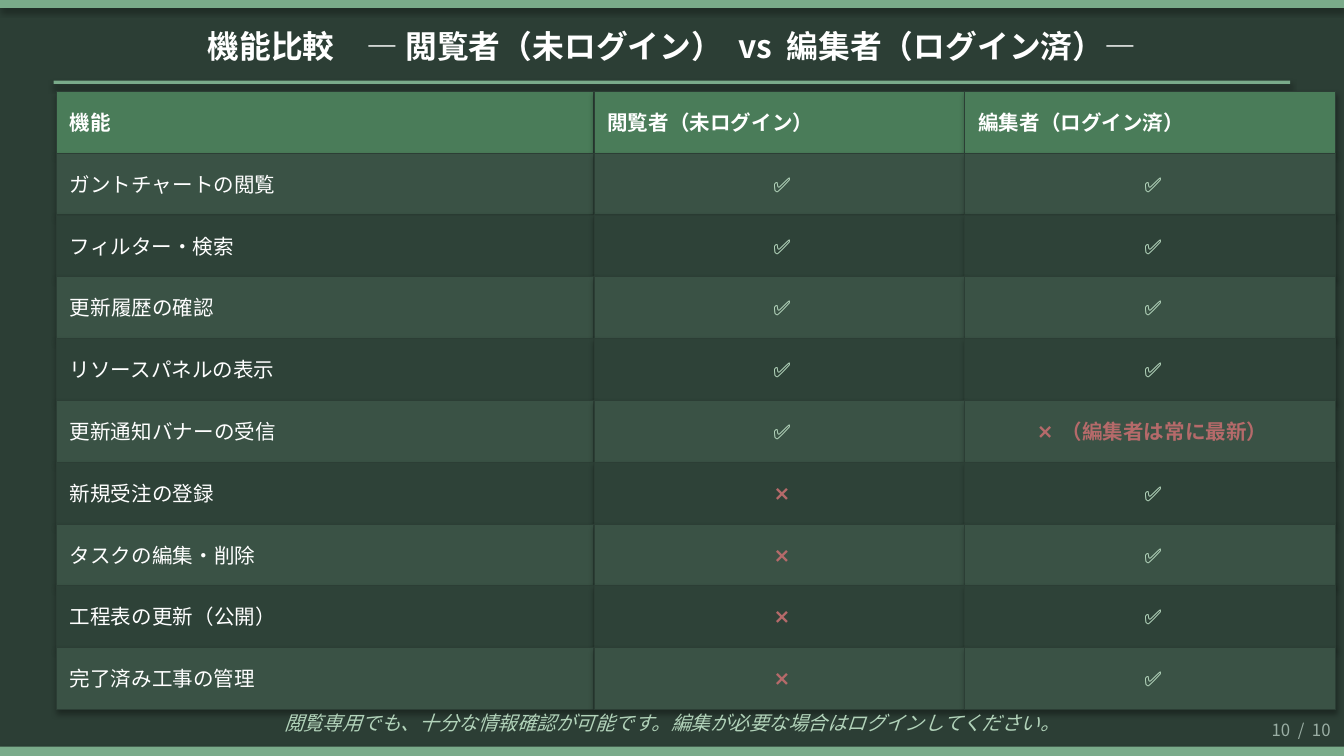
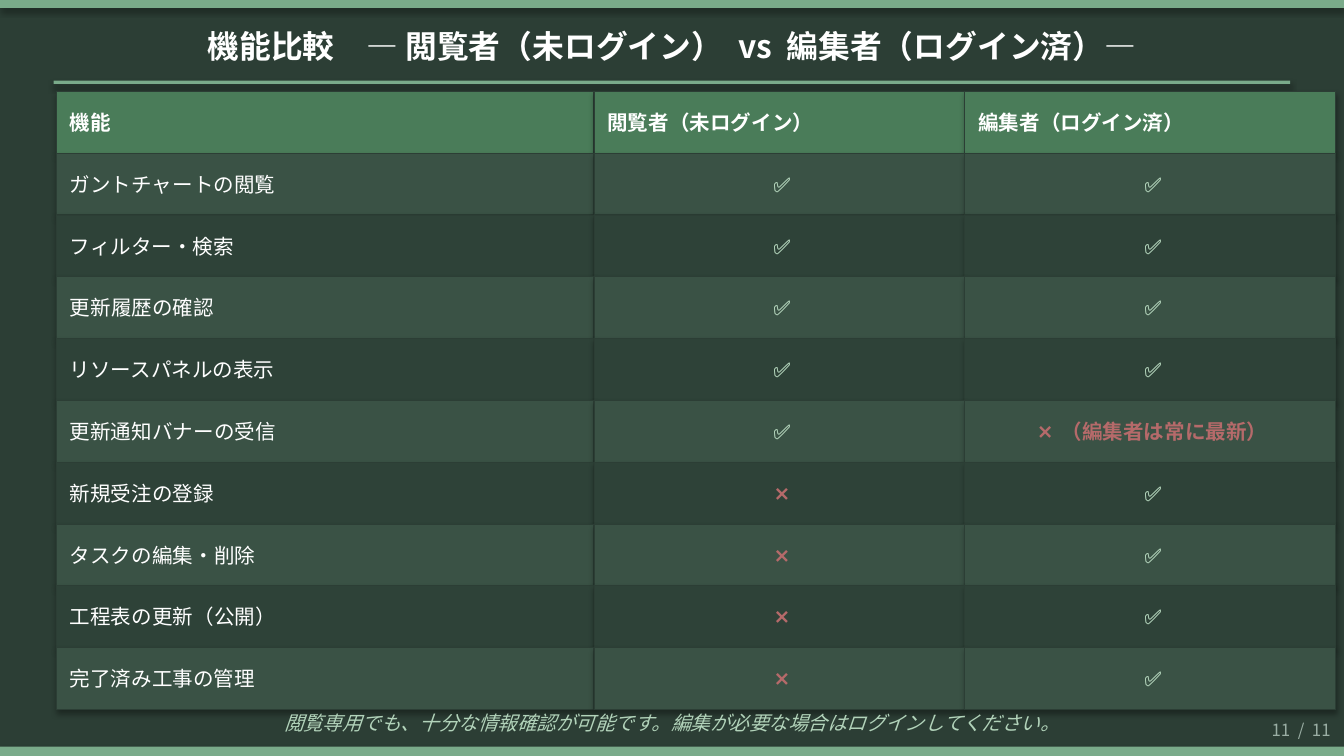
Before and after one commit to kemcokurosaki-oss/gantt-chart, a slide deck: slide 10 of 全体工程表_使い方ガイド（閲覧者向け）_new.pptx. Drawn at 1344x756 pixels with LibreOffice and Linux fonts; fonts in the diff are those of the drawing. Boxes give left, top, right and bottom in pixels: in the first picture for what was removed or moved away, otherwise in the second. Text is boxed around its words. In the diff, an @@ line names an element or a change of style, - is before the commit and + after.

```diff
--- a/全体工程表_使い方ガイド（閲覧者向け）_new.pptx
+++ b/全体工程表_使い方ガイド（閲覧者向け）_new.pptx
@@ text at bbox=[1272, 724, 1331, 736]: text changed @@
-10 / 10
+11 / 11
```
Also in this commit, not shown: 9 other slides changed, 1 slide added, 2 other files.
